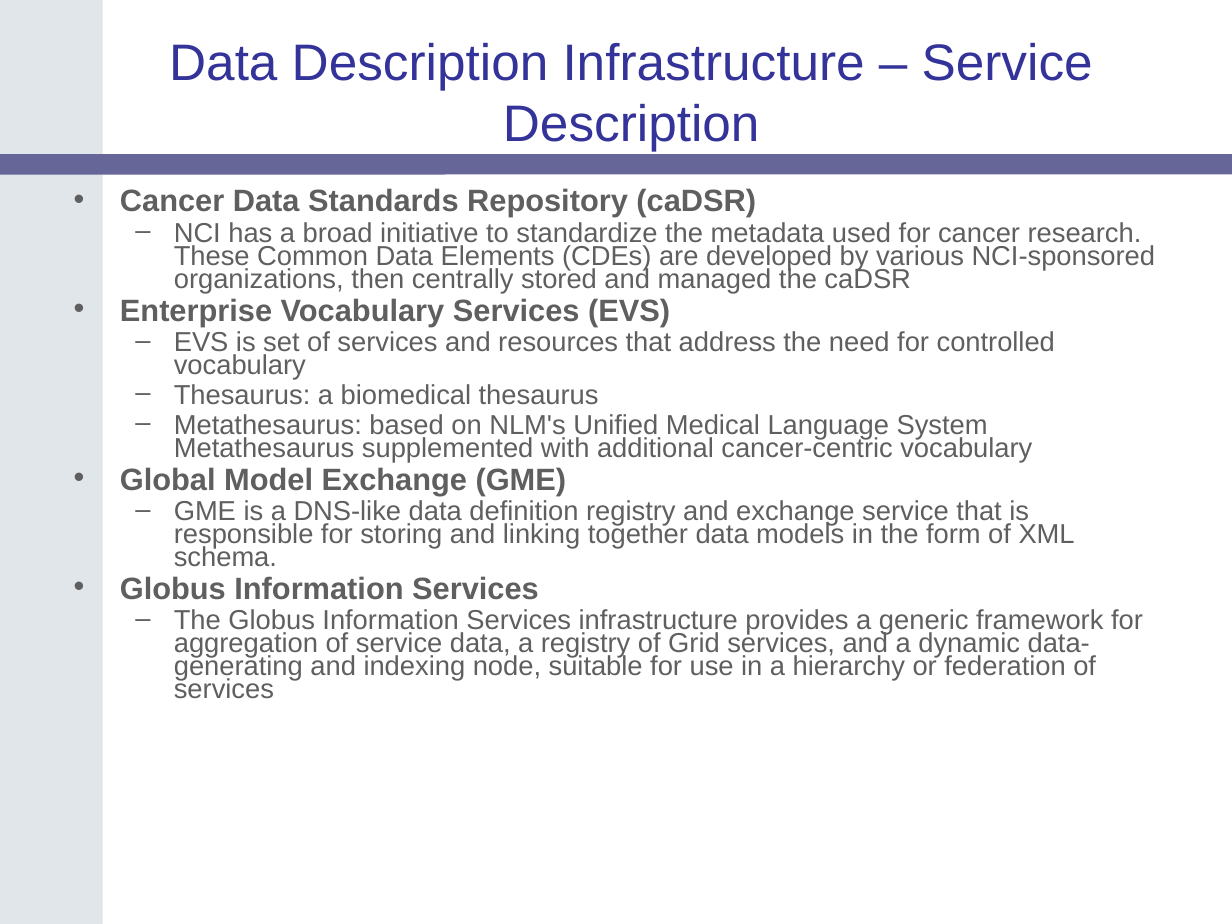
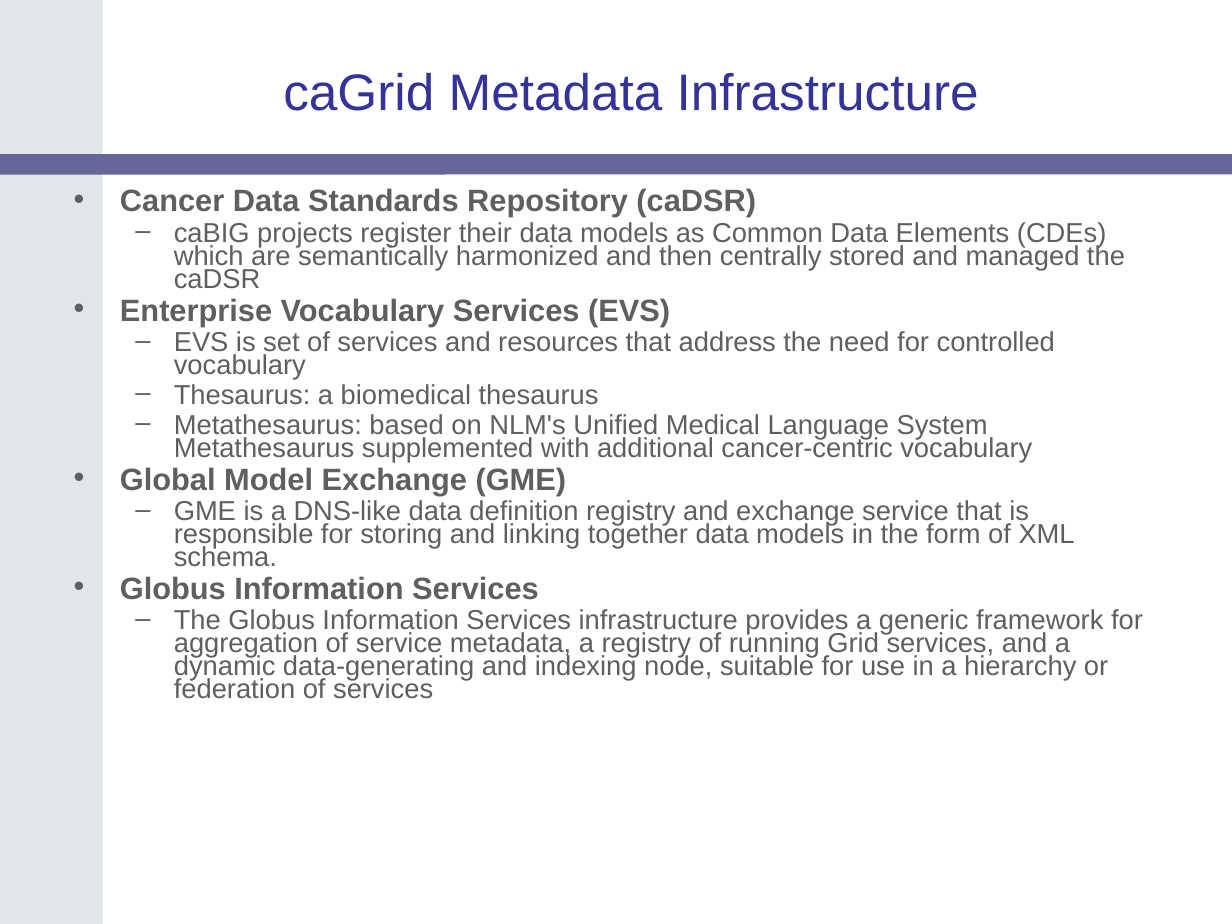
Before and after one commit to NCIP/cagrid-portal, a slide deck: slide 8 of cagrid-1-0/Documentation/presentations/200604_AnnualMeeting/caGrid-1.0-Architecture_caBIG-Annual-Meeting06.ppt (slide 5 before the commit). Drawn at 1232x924 pixels with LibreOffice and Linux fonts; fonts in the diff are those of the drawing; background and template pictures are left out. Boxes give left, top, right and bottom in pixels: in the first picture for what was removed or moved away, otherwise in the second. Text is boxed around its words. In the diff, an @@ line names an element or a change of style, - is before the commit and + after.

```diff
--- a/cagrid-1-0/Documentation/presentations/200604_AnnualMeeting/caGrid-1.0-Architecture_caBIG-Annual-Meeting06.ppt
+++ b/cagrid-1-0/Documentation/presentations/200604_AnnualMeeting/caGrid-1.0-Architecture_caBIG-Annual-Meeting06.ppt
@@ title at box(283, 73, 979, 111): text changed @@
-Data Description Infrastructure – Service Description
+caGrid Metadata Infrastructure
@@ text at box(174, 222, 1125, 289): text changed @@
-  – NCI has a broad initiative to standardize the metadata used for cancer research. These Common Data Elements (CDEs) are developed by various NCI-sponsored organizations, then centrally stored and managed the caDSR
+  – caBIG projects register their data models as Common Data Elements (CDEs) which are semantically harmonized and then centrally stored and managed the caDSR
@@ text at box(174, 609, 1143, 699): text changed @@
-  – The Globus Information Services infrastructure provides a generic framework for aggregation of service data, a registry of Grid services, and a dynamic data-generating and indexing node, suitable for use in a hierarchy or federation of services
+  – The Globus Information Services infrastructure provides a generic framework for aggregation of service metadata, a registry of running Grid services, and a dynamic data-generating and indexing node, suitable for use in a hierarchy or federation of services
```
Also in this commit, not shown: 3 other slides changed, 9 slides added, 1 slide removed.
